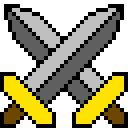
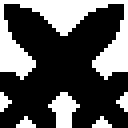
Layers edited between the first and the second 128 × 128 image:
added layer "Silhouette" above "Sword" over [4, 8, 124, 124]
